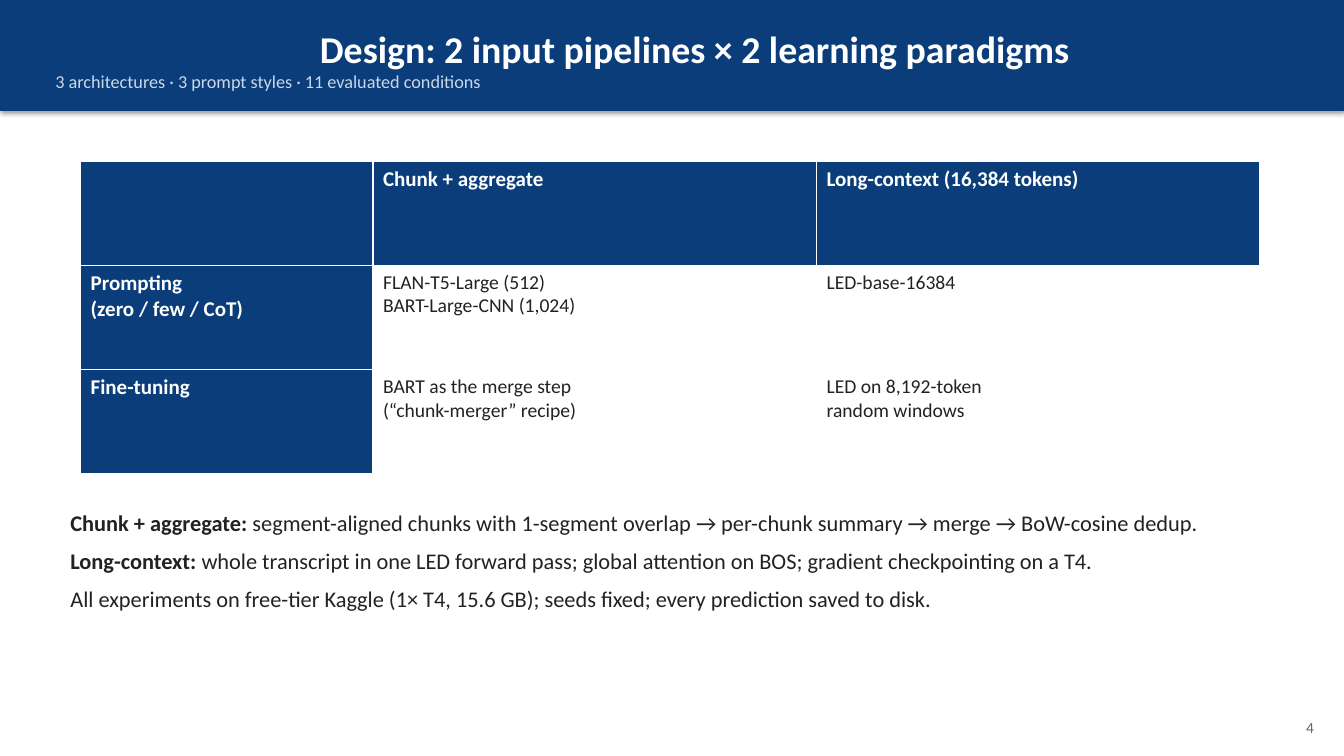
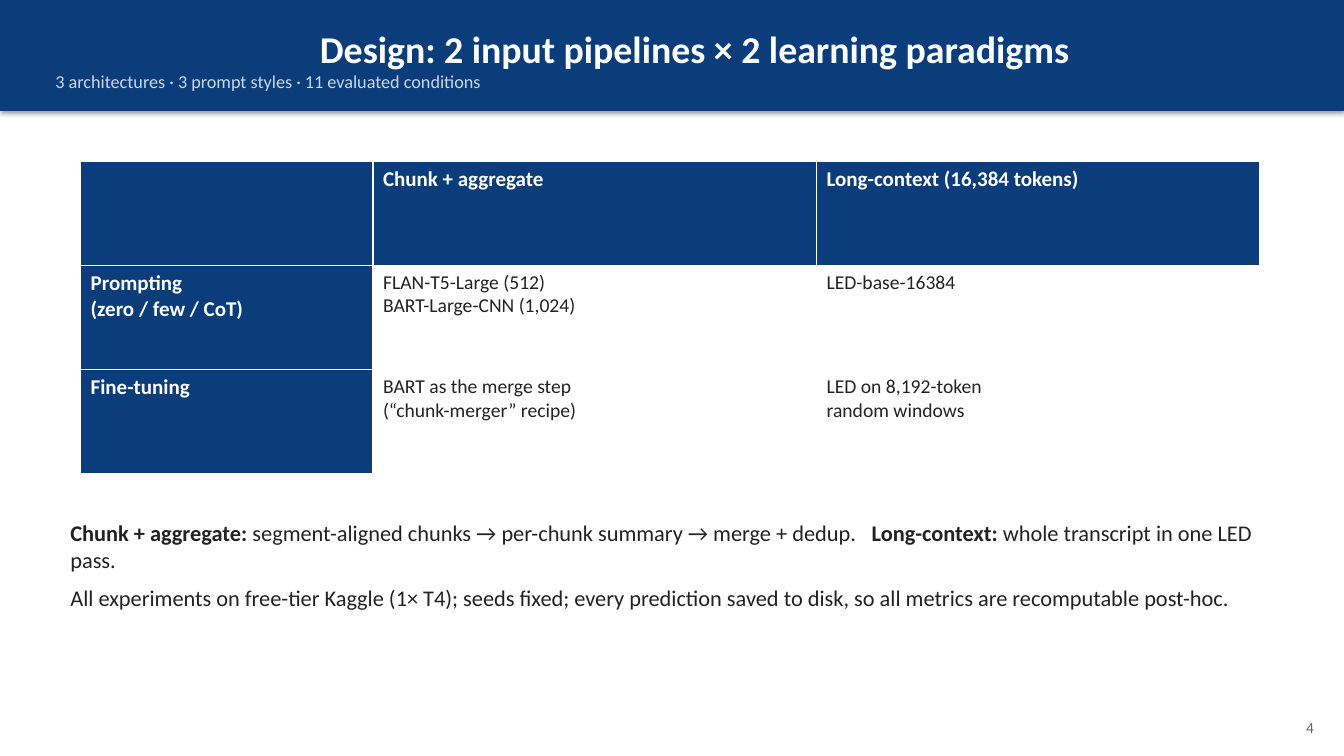
Before and after one commit to christiandalfarra/ANLP_Project, a slide deck: slide 4 of report/slides/ANLP_slides.pptx. Drawn at 1344x756 pixels with LibreOffice and Linux fonts; fonts in the diff are those of the drawing. Boxes give left, top, right and bottom in pixels: in the first picture for what was removed or moved away, otherwise in the second. Text is boxed around its words. In the diff, an @@ line names an element or a change of style, - is before the commit and + after.

```diff
--- a/report/slides/ANLP_slides.pptx
+++ b/report/slides/ANLP_slides.pptx
@@ text at (x1=70, y1=525, x2=1252, y2=610): text changed @@
-Chunk + aggregate: segment-aligned chunks with 1-segment overlap → per-chunk summary → merge → BoW-cosine dedup.
-Long-context: whole transcript in one LED forward pass; global attention on BOS; gradient checkpointing on a T4.
-All experiments on free-tier Kaggle (1× T4, 15.6 GB); seeds fixed; every prediction saved to disk.
+Chunk + aggregate: segment-aligned chunks → per-chunk summary → merge + dedup. Long-context: whole transcript in one LED pass.
+All experiments on free-tier Kaggle (1× T4); seeds fixed; every prediction saved to disk, so all metrics are recomputable post-hoc.
```
Also in this commit, not shown: 4 other slides changed, 1 slide added, 4 other files.
